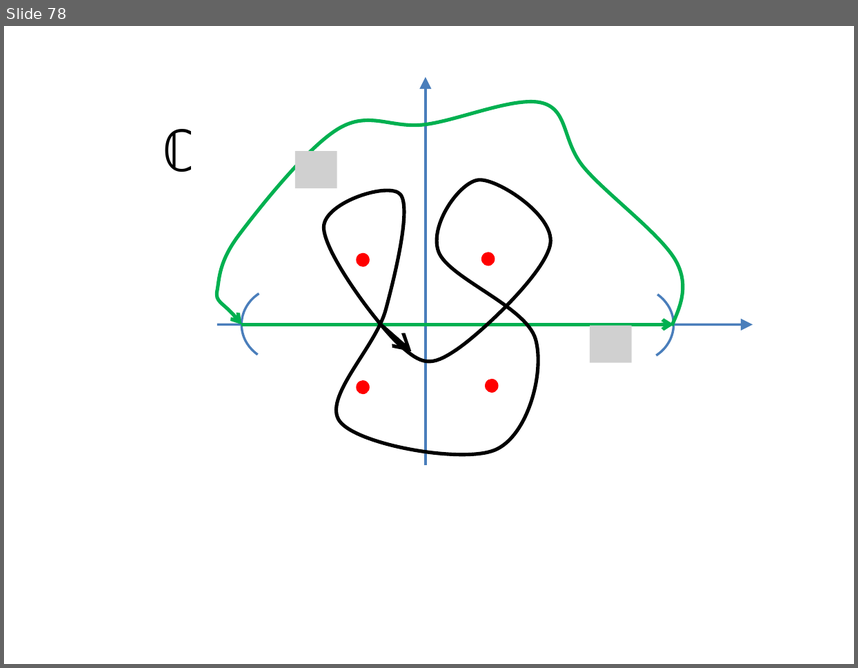
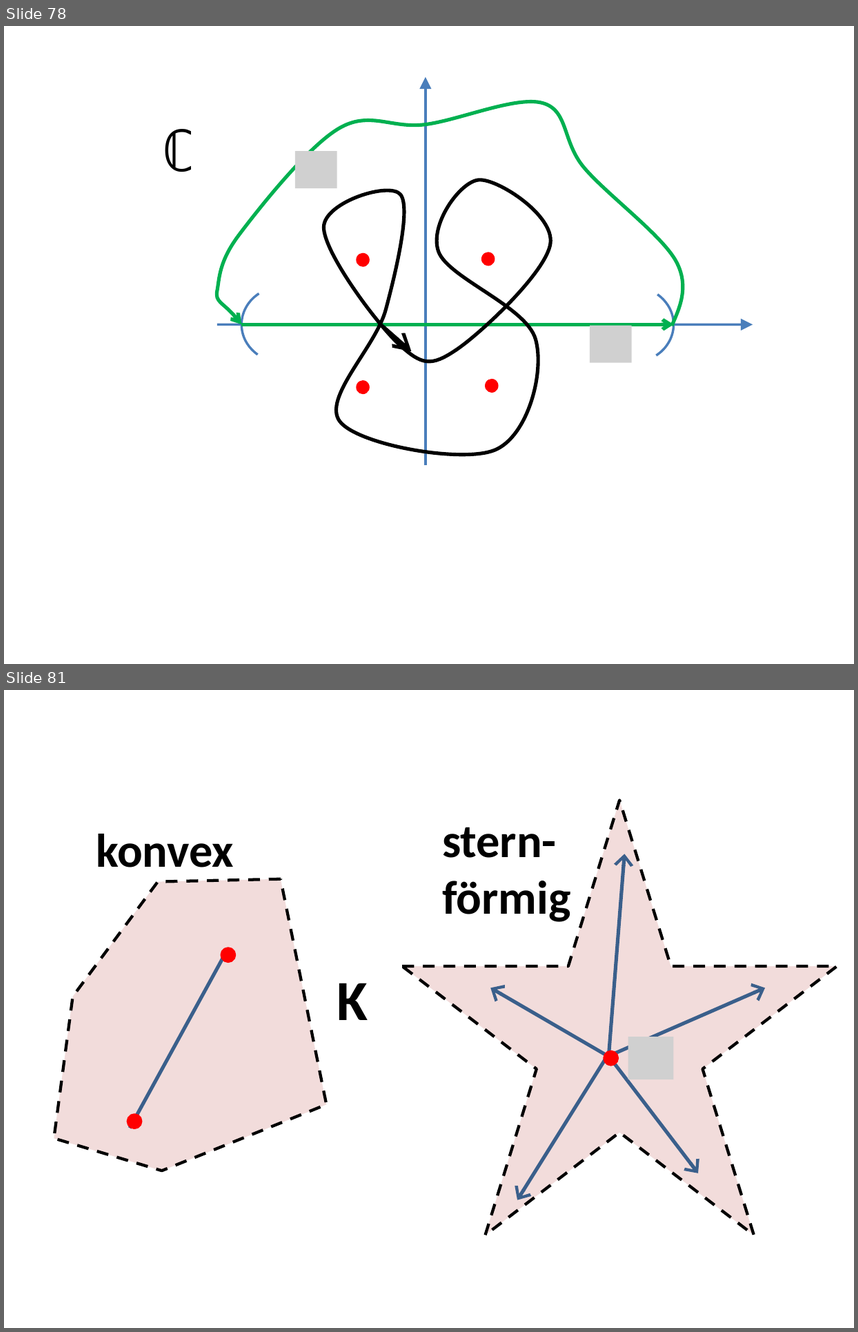
Before and after one commit to lutteropp/GeoTopo, a slide deck: images/Bilder.pptx. Shown one above the other, each under a label of ours: slide 78 before the commit, slides 78 and 81 after it; the slides between them are not shown. The pictures are 858x668 and 858x1332 pixels, drawn with LibreOffice and Linux fonts; fonts in the diff are those of the drawing; grey boxes stand for pictures. Boxes give left, top, right and bottom in pixels: in the first picture for what was removed or moved away, otherwise in the second. Text is boxed around its words. In the diff, an @@ line names an element or a change of style, - is before the commit and + after.

```diff
--- a/images/Bilder.pptx
+++ b/images/Bilder.pptx
@@ slide 81 added at [4, 690, 854, 1328], background #FFFFFF @@
@@ star added at [403, 800, 837, 1234], fill #F2DCDB, outline #000000 2.5 pt dashed @@
@@ text added at [96, 834, 234, 867], 40 pt, text #000000, bold @@
+konvex
@@ text added at [442, 827, 570, 922], 40 pt, text #000000, bold @@
+stern-förmig
@@ arrow added from (608, 1056) to (624, 854), #3A5F8C 3 pt @@
@@ freeform shape added at [54, 879, 327, 1170], fill #F2DCDB, outline #000000 2.5 pt dashed @@
@@ line added from (130, 1127) to (228, 949), #3A5F8C 3 pt @@
@@ ellipse added at [221, 949, 235, 962], fill #FF0000, outline #FF0000 2 pt @@
@@ text added at [337, 983, 368, 1020], 48 pt, text #000000, bold @@
+K
@@ arrow added from (608, 1056) to (490, 987), #3A5F8C 3 pt @@
@@ arrow added from (608, 1056) to (765, 987), #3A5F8C 3 pt @@
@@ picture added at [628, 1037, 673, 1079] @@
@@ arrow added from (608, 1054) to (517, 1200), #3A5F8C 3 pt @@
@@ ellipse added at [604, 1052, 618, 1065], fill #FF0000, outline #FF0000 2 pt @@
@@ arrow added from (608, 1056) to (699, 1173), #3A5F8C 3 pt @@
@@ ellipse added at [128, 1114, 142, 1127], fill #FF0000, outline #FF0000 2 pt @@
```
Also in this commit, not shown: 2 slides changed, 3 other slides added, 1 slide removed, 13 other files.
